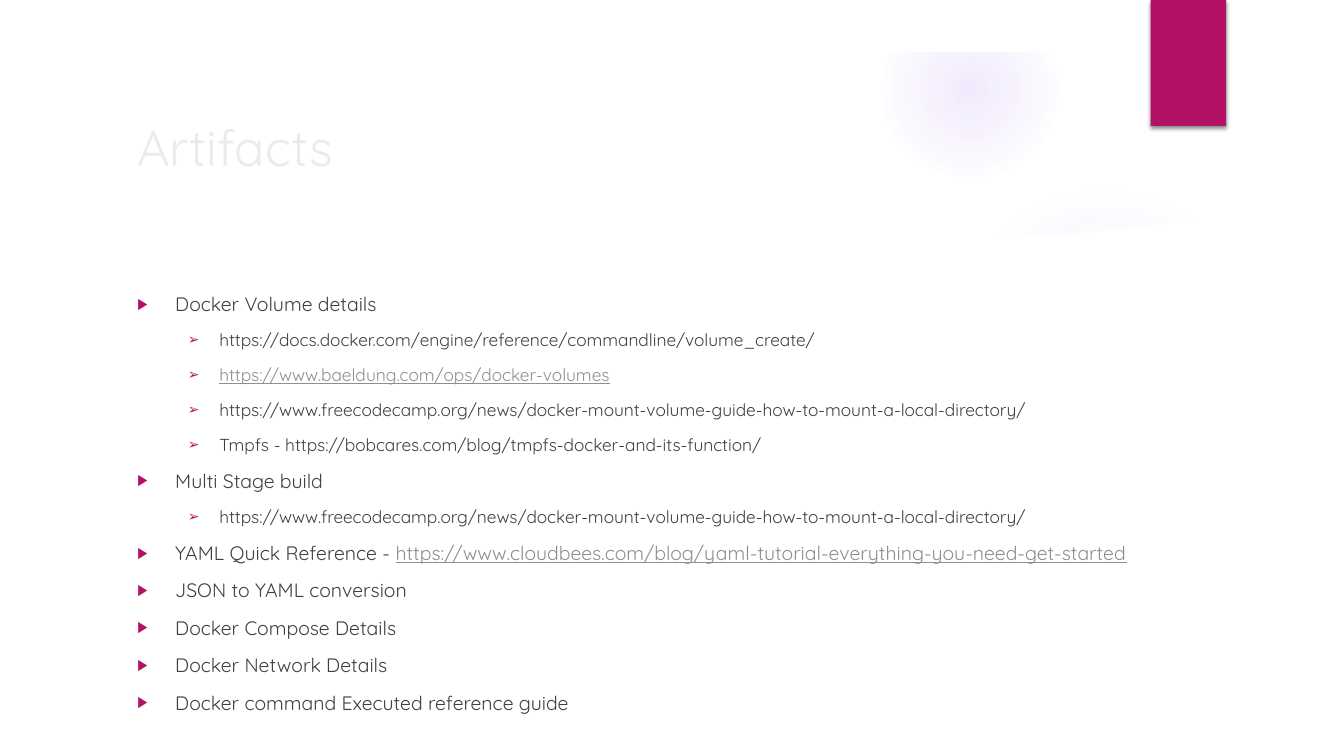
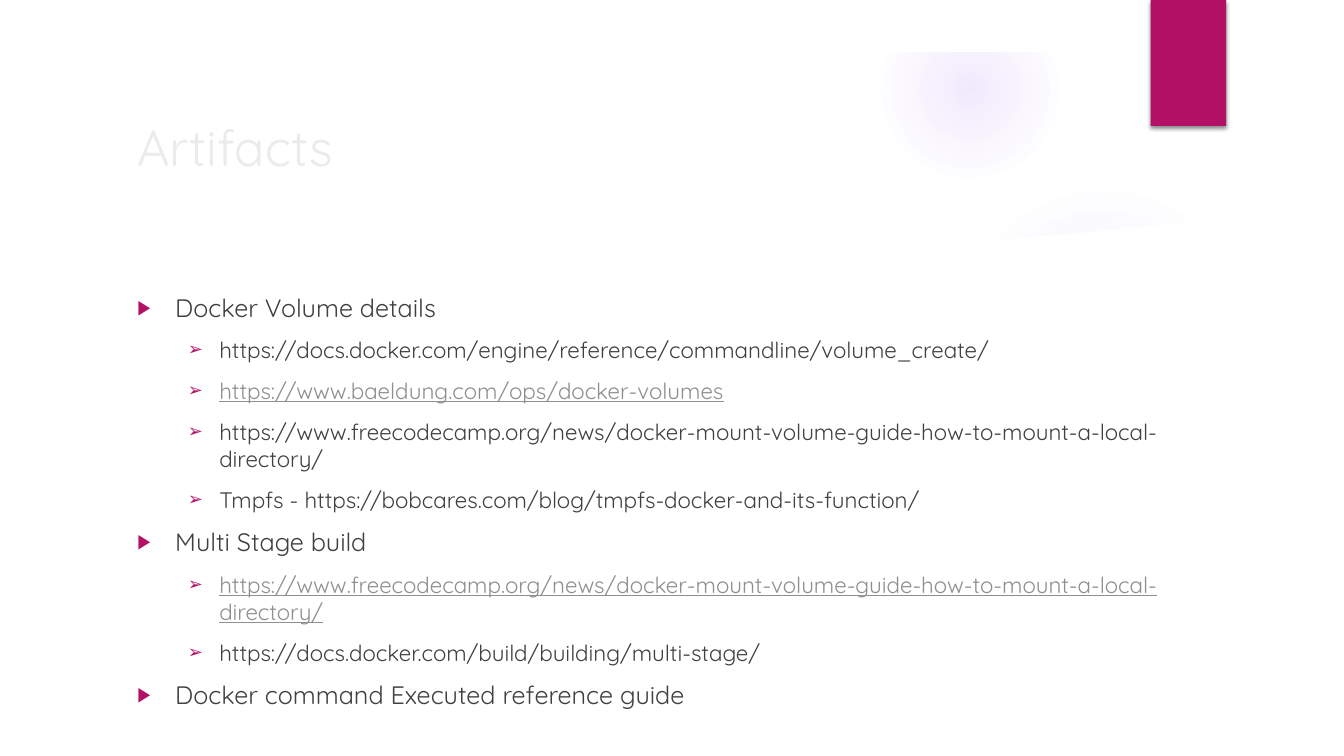
Before and after one commit to deepkumartraining/docker-k8s-April23, a slide deck: slide 4 of Day10/DockerAndKubernetes_Training-Day10.pptx (slide 6 before the commit). Drawn at 1344x756 pixels with LibreOffice and Linux fonts; fonts in the diff are those of the drawing; background and template pictures are left out. Boxes give left, top, right and bottom in pixels: in the first picture for what was removed or moved away, otherwise in the second. Text is boxed around its words. In the diff, an @@ line names an element or a change of style, - is before the commit and + after.

Commit message:
Day 10 and 11 Details updated

```diff
--- a/Day10/DockerAndKubernetes_Training-Day10.pptx
+++ b/Day10/DockerAndKubernetes_Training-Day10.pptx
@@ text at [175,298,1157,709]: size 13.9 to 18 pt in "Docker Volume details", "Multi Stage build", "Docker command Executed reference guide"; size 12.4 to 16 pt in "https://docs.docker.com/engine/reference/commandline/volume_ ...", "https://www.baeldung.com/ops/docker-volumes", "https://www.freecodecamp.org/news/docker-mount-volume-guide- ...", "Tmpfs - https://bobcares.com/blog/tmpfs-docker-and-its-funct ..." and 1 more places; text colour #404040 to #8F8F8F, underline on in "https://www.freecodecamp.org/news/docker-mount-volume-guide- ..." @@
@@ text at [219,643,760,666]: text changed; size 13.9 to 16 pt @@
-▶ YAML Quick Reference - https://www.cloudbees.com/blog/yaml-tutorial-everything-you-need-get-started
-▶ JSON to YAML conversion
-▶ Docker Compose Details
-▶ Docker Network Details
+  ➢ https://docs.docker.com/build/building/multi-stage/
```
Also in this commit, not shown: 1 other slide changed, 2 slides removed, 3 other files.
